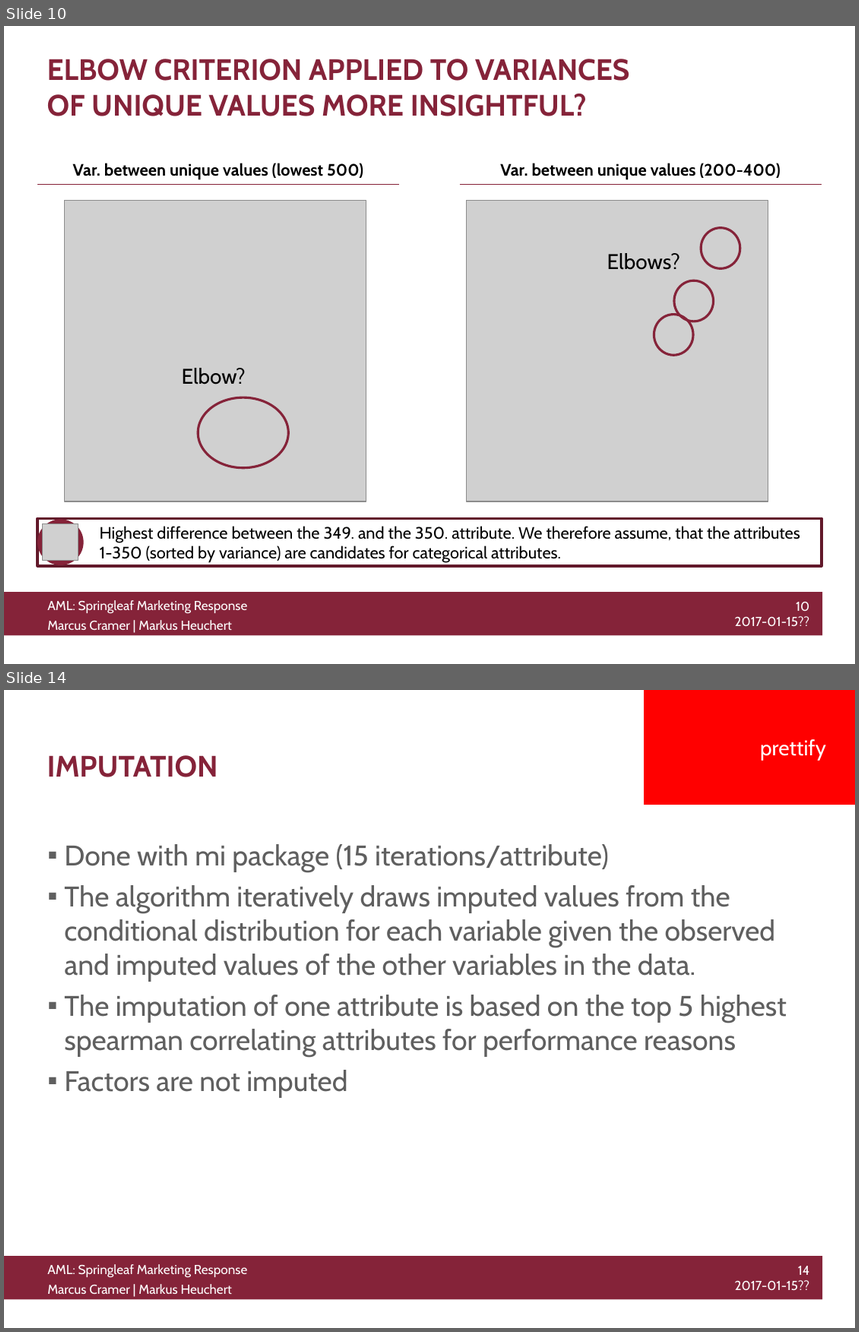
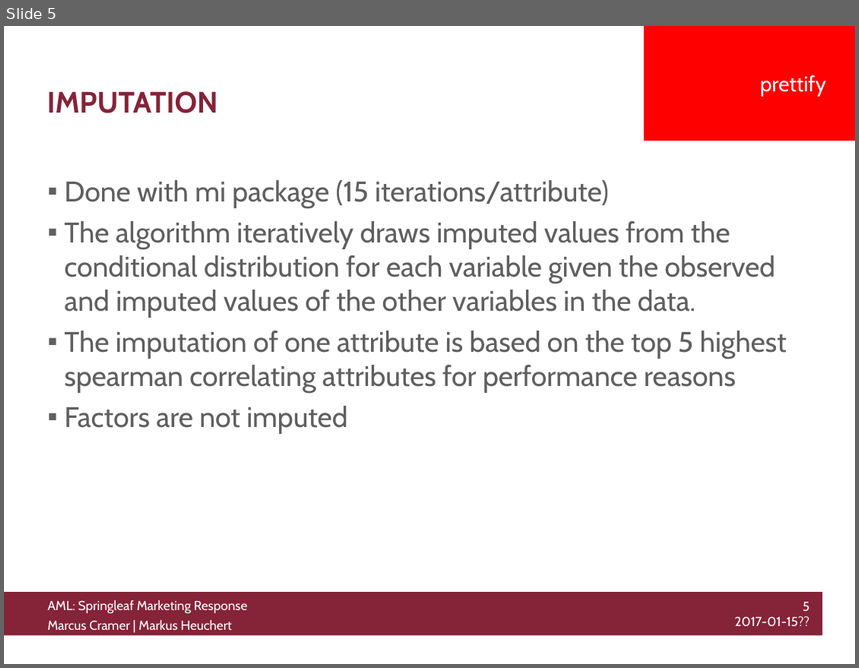
Before and after one commit to knusperman/AML_Springleaf, a slide deck: Presentation/presentation_outline.pptx. Shown one above the other, each under a label of ours: slides 10 and 14 before the commit, slide 5 after it; the slides between them are not shown. The pictures are 859x1332 and 859x668 pixels, drawn with LibreOffice and Linux fonts; fonts in the diff are those of the drawing; grey boxes stand for pictures; background and template pictures are left out. Boxes give left, top, right and bottom in pixels: in the first picture for what was removed or moved away, otherwise in the second. Text is boxed around its words. In the diff, an @@ line names an element or a change of style, - is before the commit and + after.

```diff
--- a/Presentation/presentation_outline.pptx
+++ b/Presentation/presentation_outline.pptx
@@ slide 10 removed at bbox=[4, 26, 855, 664], background #FFFFFF; not listed: 3 template elements that a slide beside it also shows @@
@@ title removed at bbox=[47, 59, 629, 116] @@
-ELBOW CRITERION APPLIED TO VARIANCES OF UNIQUE VALUES MORE INSIGHTFUL?
@@ line removed from (37, 184) to (400, 184) @@
@@ text removed at bbox=[73, 163, 363, 180] @@
-Var. between unique values (lowest 500)
@@ line removed from (459, 184) to (822, 184) @@
@@ text removed at bbox=[500, 163, 781, 180] @@
-Var. between unique values (200-400)
@@ picture removed at bbox=[65, 201, 366, 502] @@
@@ picture removed at bbox=[466, 201, 768, 502] @@
@@ ellipse removed at bbox=[701, 227, 740, 268] @@
@@ text removed at bbox=[607, 253, 680, 270] @@
-Elbows?
@@ ellipse removed at bbox=[675, 281, 714, 322] @@
@@ ellipse removed at bbox=[655, 315, 693, 355] @@
@@ text removed at bbox=[182, 368, 246, 385] @@
-Elbow?
@@ ellipse removed at bbox=[198, 398, 288, 468] @@
@@ rectangle removed at bbox=[37, 518, 822, 566] @@
@@ ellipse removed at bbox=[37, 520, 83, 566] @@
@@ picture removed at bbox=[42, 525, 78, 560] @@
@@ text removed at bbox=[100, 526, 800, 563] @@
-Highest difference between the 349. and the 350. attribute. We therefore assume, that the attributes 1-350 (sorted by variance) are candidates for categorical attributes.
@@ what was slide 14 is now slide 5 @@
@@ text at bbox=[735, 602, 810, 627]: text changed @@
-14
-2017-01-15??
+5
+2017-01-15??
```
Also in this commit, not shown: 3 slides changed, 8 slides added, 10 other slides removed, 1 other file.
